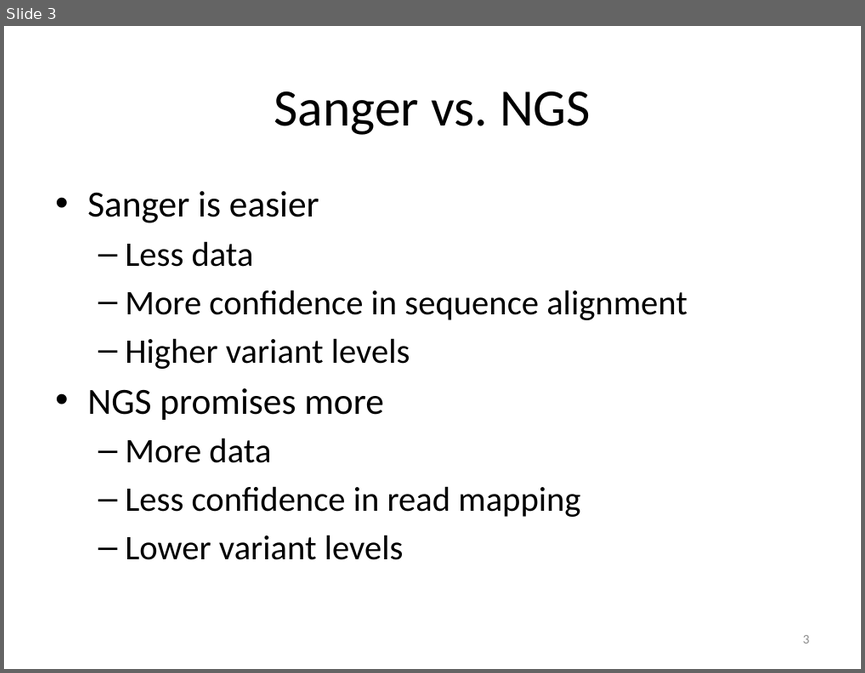
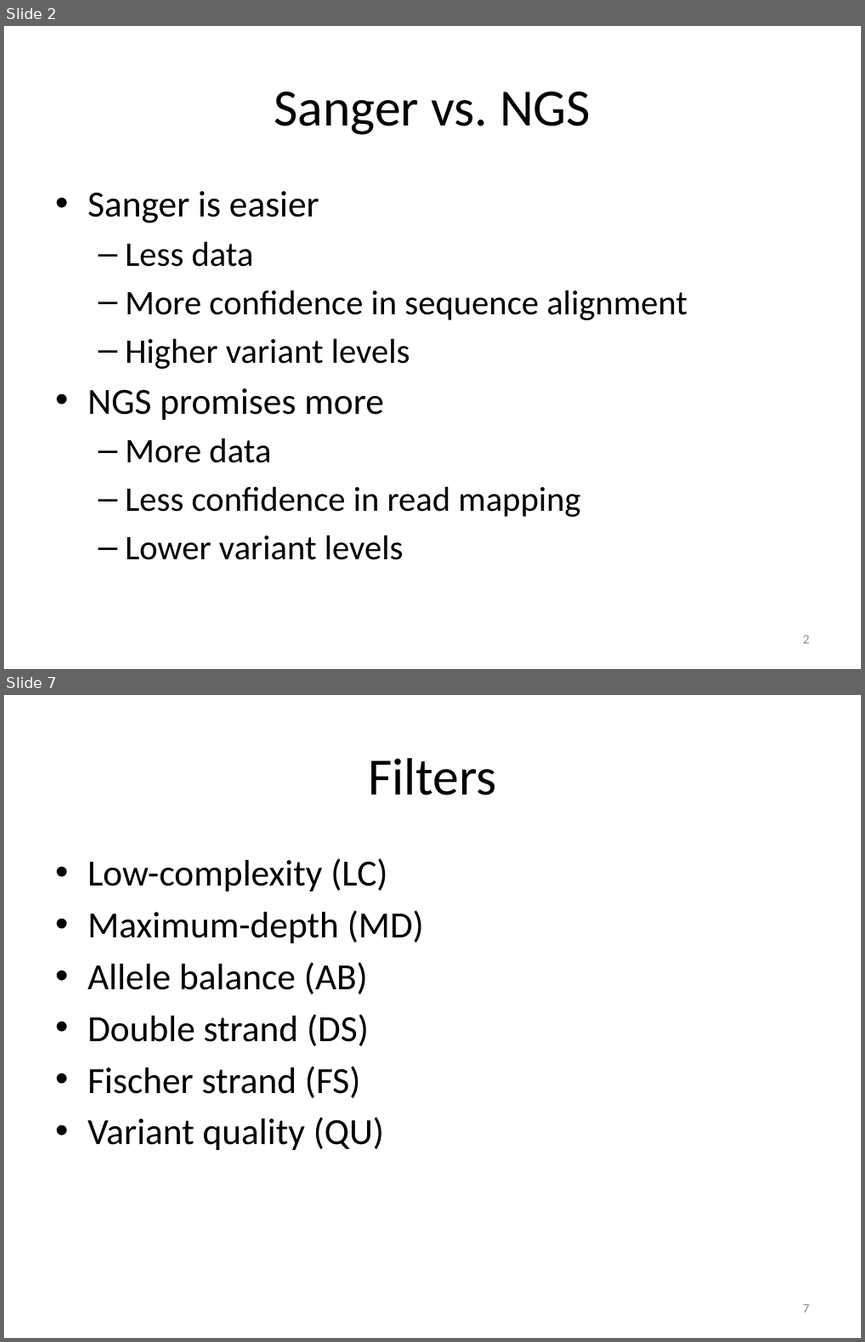
Before and after one commit to tsibley/Artifacts-in-NGS-variant-calling, a slide deck: Journal-Club-2015-01-20.pptx. Shown one above the other, each under a label of ours: slide 3 before the commit, slides 2 and 7 after it; the slides between them are not shown. The pictures are 865x673 and 865x1342 pixels, drawn with LibreOffice and Linux fonts; fonts in the diff are those of the drawing. Boxes give left, top, right and bottom in pixels: in the first picture for what was removed or moved away, otherwise in the second. Text is boxed around its words. In the diff, an @@ line names an element or a change of style, - is before the commit and + after.

```diff
--- a/Journal-Club-2015-01-20.pptx
+++ b/Journal-Club-2015-01-20.pptx
@@ slide 7 added at bbox=[4, 695, 861, 1338], background #FFFFFF @@
@@ title added at bbox=[368, 758, 497, 795], 44 pt, text #000000 @@
+Filters
@@ text added at bbox=[87, 858, 424, 1150], 31 pt, text #000000 @@
+• Low-complexity (LC)
+• Maximum-depth (MD)
+• Allele balance (AB)
+• Double strand (DS)
+• Fischer strand (FS)
+• Variant quality (QU)
@@ page number added at bbox=[803, 1304, 810, 1312], 11 pt, text #8C8C8C @@
+7
@@ what was slide 3 is now slide 2 @@
@@ page number at bbox=[803, 635, 810, 643]: text changed @@
-3
+2
```
Also in this commit, not shown: 3 slides changed, 8 other slides added, 1 slide removed.
